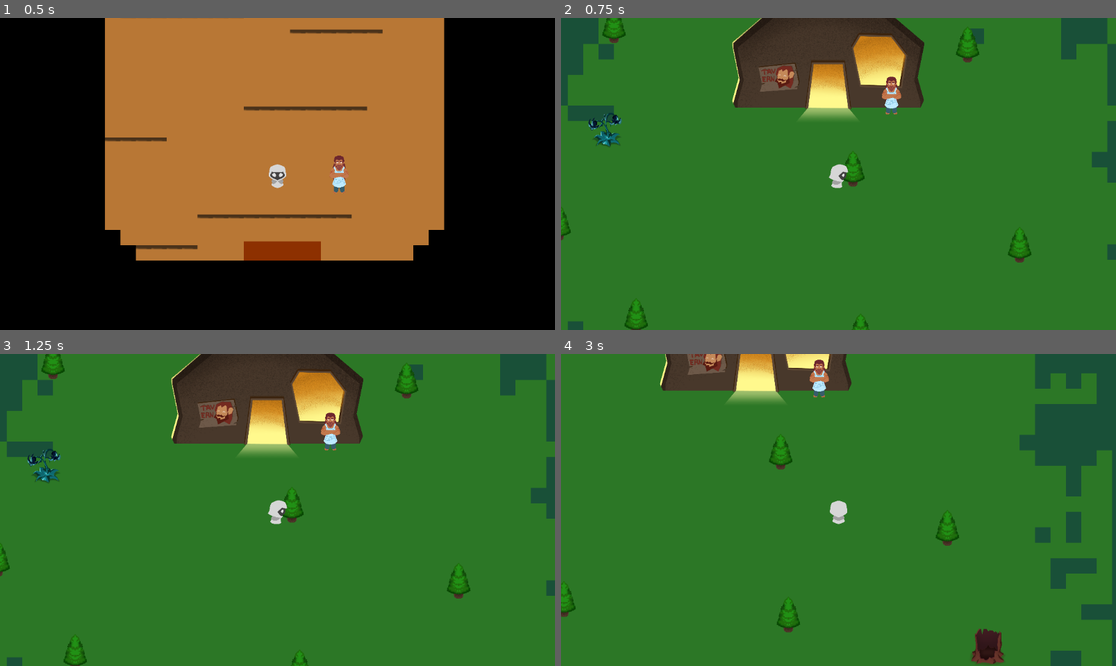
Above: before the commit, frames 1-4 (two rows, left to right).
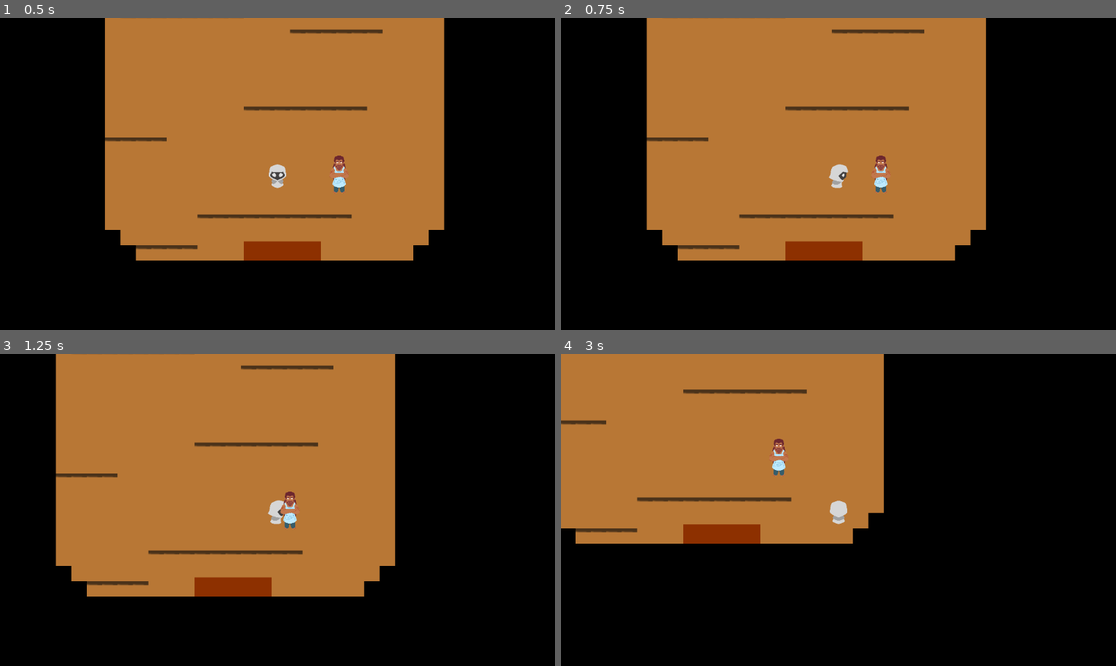
Above: after the commit, the same moments.

Repository: MeiZhen42/LightsEnd
Game: Godot game, scene res://scenes/empty_inside.tscn
The game is run twice, just before and just after one commit, with the same random seed, the same clock (stepped at 60 frames per second) and the same inputs. This scene is started directly instead of the project's main scene. Sound files missing from this copy of the repository are replaced by a short silence.
Inputs (mouse positions are in pixels of both pictures, inside the frame that each line leads up to):
- Up to frame 1 (0.5 s): no input
- Up to frame 2 (0.75 s): tap Enter (ui_accept) at 0.5 s; move the mouse to (960, 158) at 0.52 s; hold Right (ui_right) from 0.53 s (still down); hold Enter (ui_accept) from 0.53 s (still down)
- Up to frame 3 (1.25 s): keep holding Right (ui_right); keep holding Enter (ui_accept)
- Up to frame 4 (3 s): move the mouse to (727, 525) at 1.27 s; release Right (ui_right) at 1.28 s; release Enter (ui_accept) at 1.28 s; hold Down (ui_down) 1.28-2.03 s; tap Q (q) at 1.35, 2.85 s; tap Enter (ui_accept) at 1.52, 1.55, 1.82 s; move the mouse to (894, 441) at 2.02 s; hold Right (ui_right) 2.03-2.78 s; hold Enter (ui_accept) 2.03-2.78 s; move the mouse to (810, 572) at 2.77 s; hold Up (ui_up) from 2.78 s (still down)

Frame 1 is identical in both runs. In frame 2, 99% of the frame differs, in the area x 0-100%, y 0-100%; in frame 3, 99%; in frame 4, 100%.

Commit message:
Fixed leaving tavern
Exit the tavern through this magical thing called a door, instead of teleporting

Diff:
--- a/CurrentVersion/scenes/empty_inside.tscn
+++ b/CurrentVersion/scenes/empty_inside.tscn
@@ -32,6 +32,7 @@
 
 [node name="Area2D" type="Area2D" parent="."]
 z_index = 1
+collision_mask = 2
 script = ExtResource("2_q2rum")
 
 [node name="CollisionShape2D" type="CollisionShape2D" parent="Area2D"]
--- a/CurrentVersion/scripts/insideTavernDoor.gd
+++ b/CurrentVersion/scripts/insideTavernDoor.gd
@@ -3,12 +3,14 @@
 
 var entered = false
 
-func _on_body_entered(_body: PhysicsBody2D):
-	entered = true
+func _on_body_entered(body: PhysicsBody2D):
+	if body.is_in_group("player"):
+		entered = true
 
 
-func _on_body_exited(_body: PhysicsBody2D):
-	entered = false
+func _on_body_exited(body: PhysicsBody2D):
+	if body.is_in_group("player"):
+		entered = false
 
 
 func _process(_delta):
